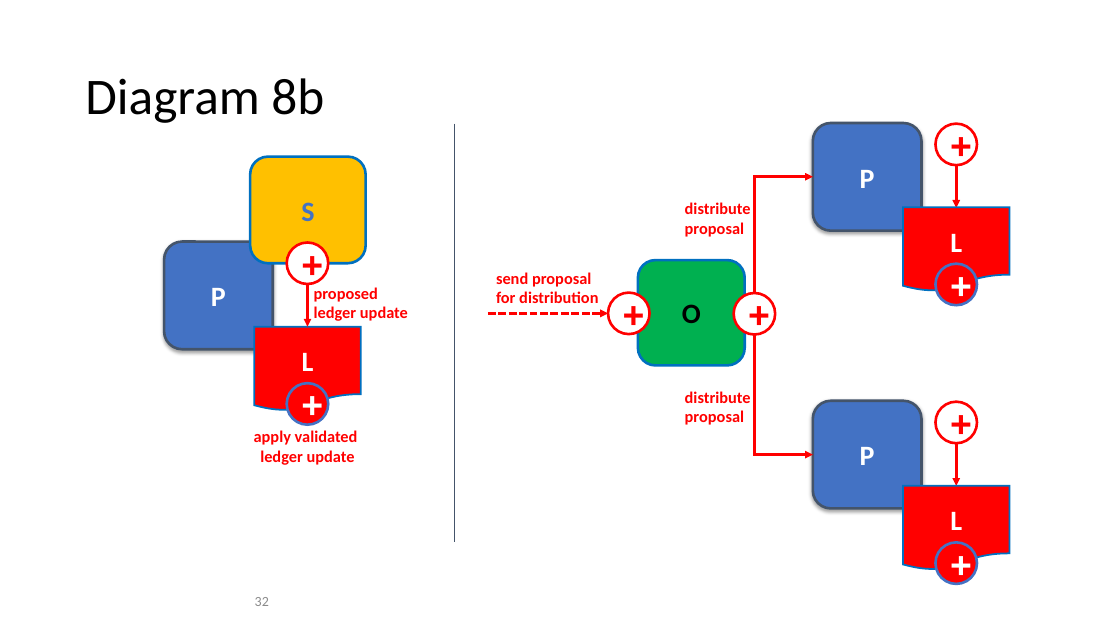
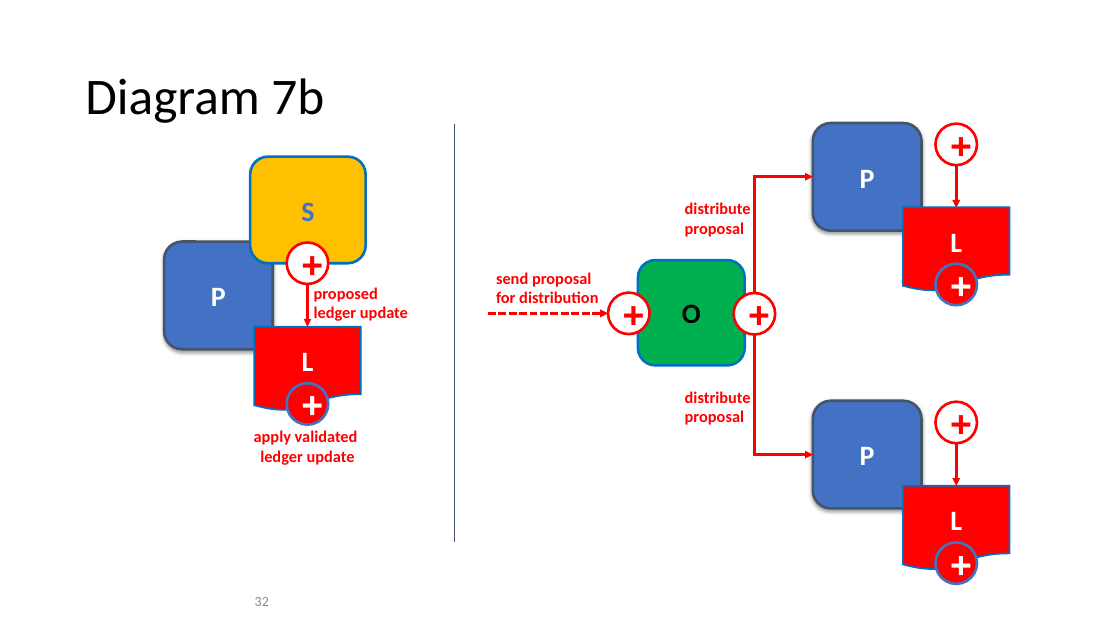
Before and after one commit to FabricTOC/FabricTOC, a slide deck: slide 32 of docs/OtherSourceMaterial/Diagrams.pptx. Drawn at 1120x630 pixels with LibreOffice and Linux fonts; fonts in the diff are those of the drawing. Boxes give left, top, right and bottom in pixels: in the first picture for what was removed or moved away, otherwise in the second. Text is boxed around its words. In the diff, an @@ line names an element or a change of style, - is before the commit and + after.

```diff
--- a/docs/OtherSourceMaterial/Diagrams.pptx
+++ b/docs/OtherSourceMaterial/Diagrams.pptx
@@ title at bbox=[85, 78, 324, 123]: text changed @@
-Diagram 8b
+Diagram 7b
```
Also in this commit, not shown: 5 other slides changed, 3 other files.
